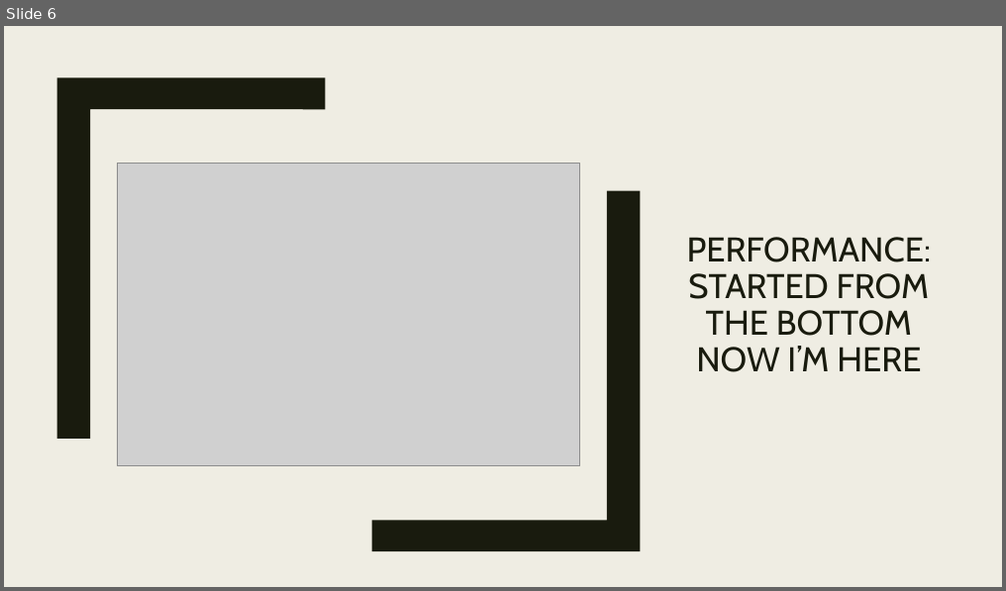
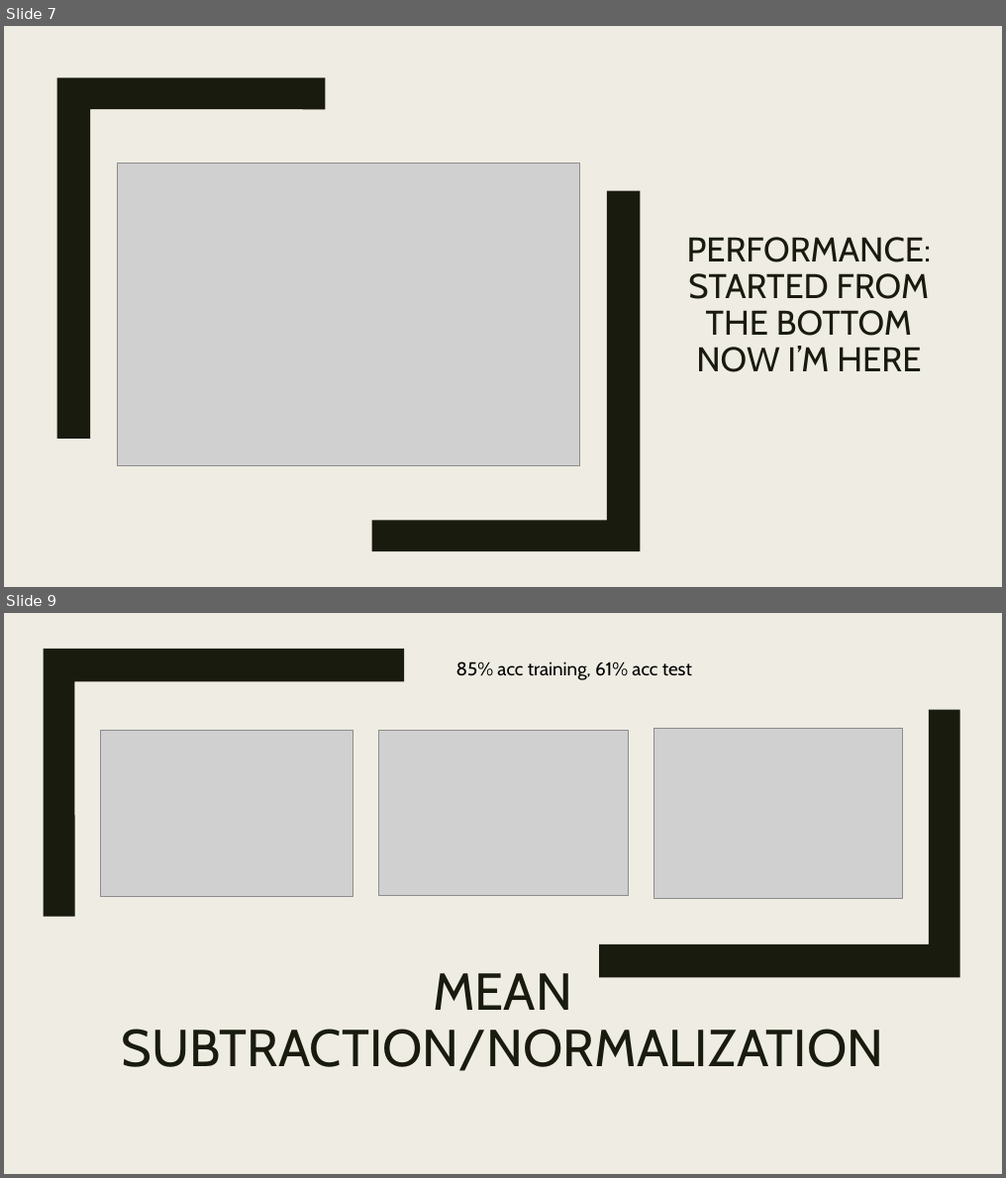
Before and after one commit to kjbhargava/StreetViewNN, a slide deck: ExtraStuff/FinalPresentation.pptx. Shown one above the other, each under a label of ours: slide 6 before the commit, slides 7 and 9 after it; the slides between them are not shown. The pictures are 1006x591 and 1006x1178 pixels, drawn with LibreOffice and Linux fonts; fonts in the diff are those of the drawing; grey boxes stand for pictures. Boxes give left, top, right and bottom in pixels: in the first picture for what was removed or moved away, otherwise in the second. Text is boxed around its words. In the diff, an @@ line names an element or a change of style, - is before the commit and + after.

```diff
--- a/ExtraStuff/FinalPresentation.pptx
+++ b/ExtraStuff/FinalPresentation.pptx
@@ slide 9 added at <box>4,613,1002,1174</box>, background #EFEDE3; not listed: 1 template element that a slide beside it also shows @@
@@ rectangle added at <box>4,613,1002,1174</box>, fill #EFEDE3 @@
@@ freeform shape added at <box>43,649,404,916</box>, fill #191B0E @@
@@ text added at <box>456,662,692,680</box>, 18 pt, text #000000 @@
+85% acc training, 61% acc test
@@ picture added at <box>101,730,352,896</box> @@
@@ picture added at <box>378,731,629,896</box> @@
@@ freeform shape added at <box>599,710,960,977</box>, fill #191B0E @@
@@ picture added at <box>653,728,903,897</box> @@
@@ title added at <box>122,973,883,1071</box>, 50 pt, text #191B0E @@
+MEAN SUBTRACTION/NORMALIZATION
@@ what was slide 6 is now slide 7 @@
```
Also in this commit, not shown: 5 other slides added, 4 slides removed.
